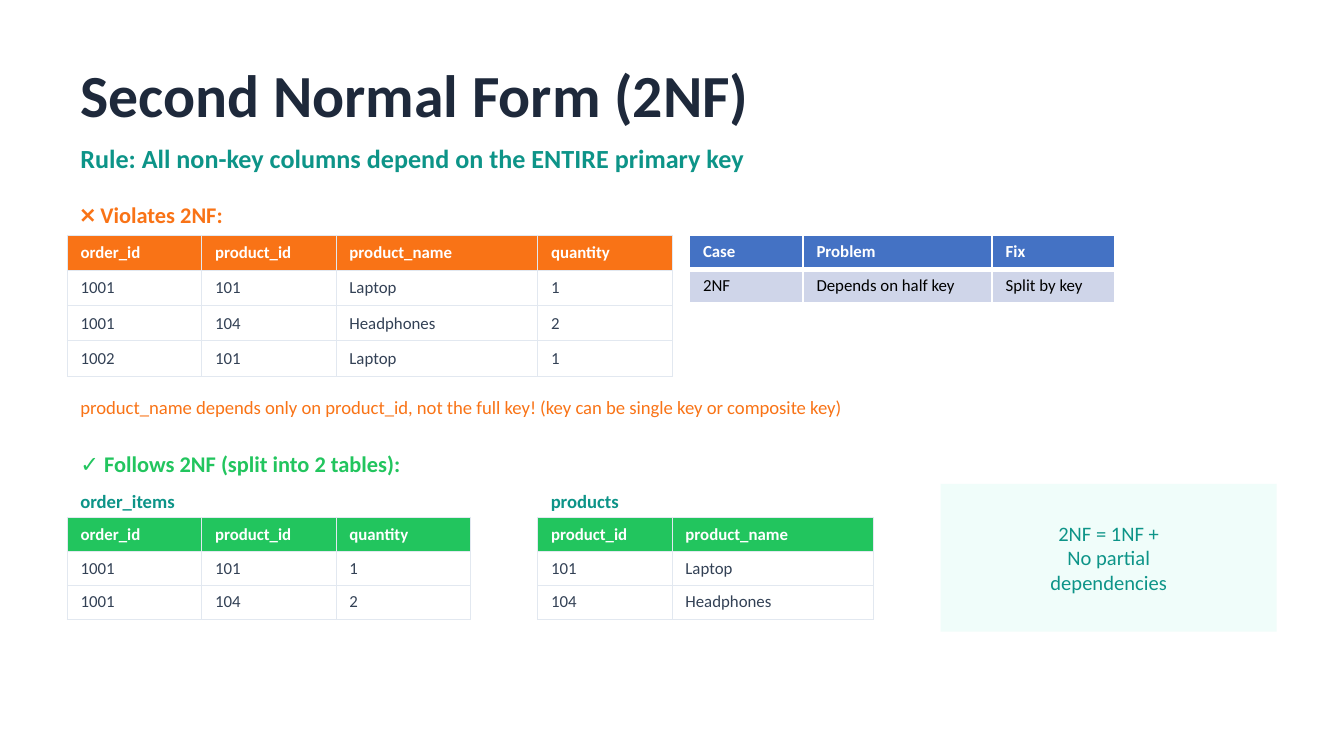
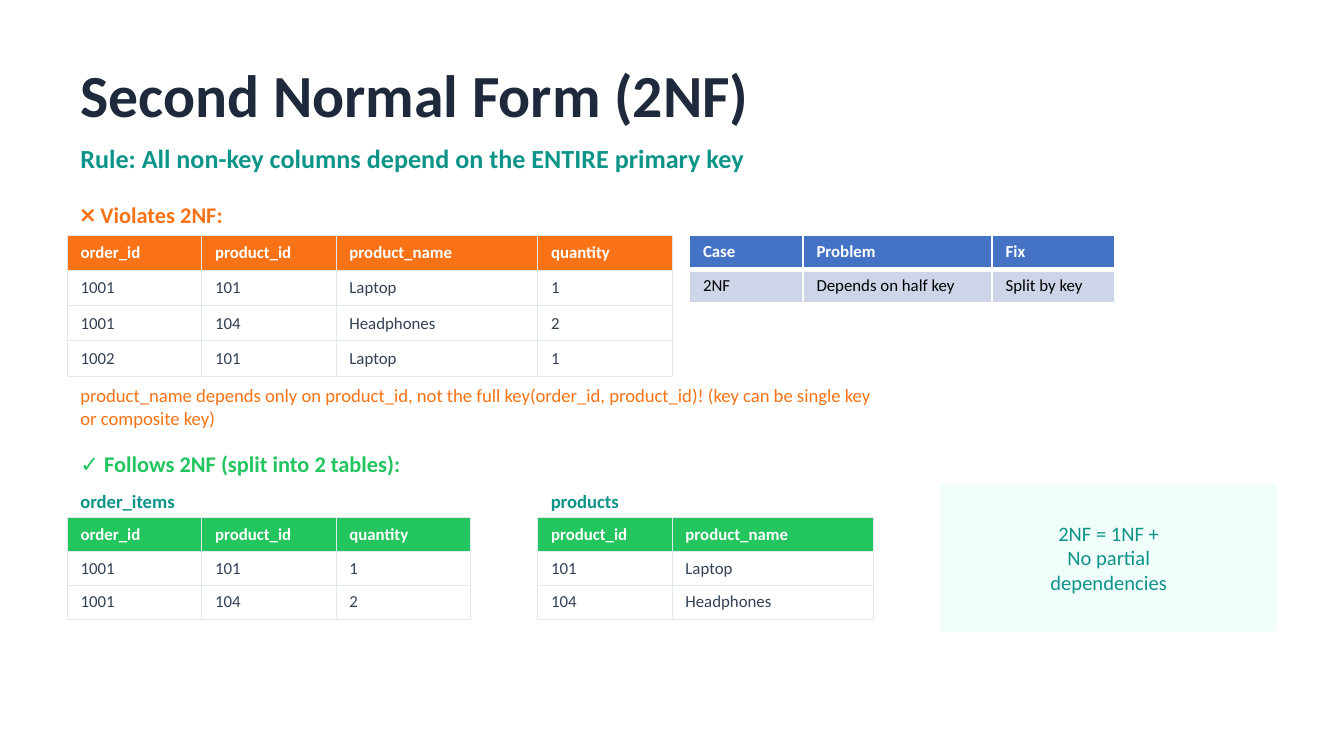
Before and after one commit to sauhar/Business-Data-Analytics, a slide deck: slide 9 of Slides/5_Data_Modeling_Database_Design.pptx. Drawn at 1344x756 pixels with LibreOffice and Linux fonts; fonts in the diff are those of the drawing. Boxes give left, top, right and bottom in pixels: in the first picture for what was removed or moved away, otherwise in the second. Text is boxed around its words. In the diff, an @@ line names an element or a change of style, - is before the commit and + after.

```diff
--- a/Slides/5_Data_Modeling_Database_Design.pptx
+++ b/Slides/5_Data_Modeling_Database_Design.pptx
@@ text at (x1=80, y1=388, x2=870, y2=428): text changed @@
-product_name depends only on product_id, not the full key! (key can be single key or composite key)
+product_name depends only on product_id, not the full key(order_id, product_id)! (key can be single key or composite key)
```
Also in this commit, not shown: 3 other slides changed, 1 slide removed, 11 other files.
